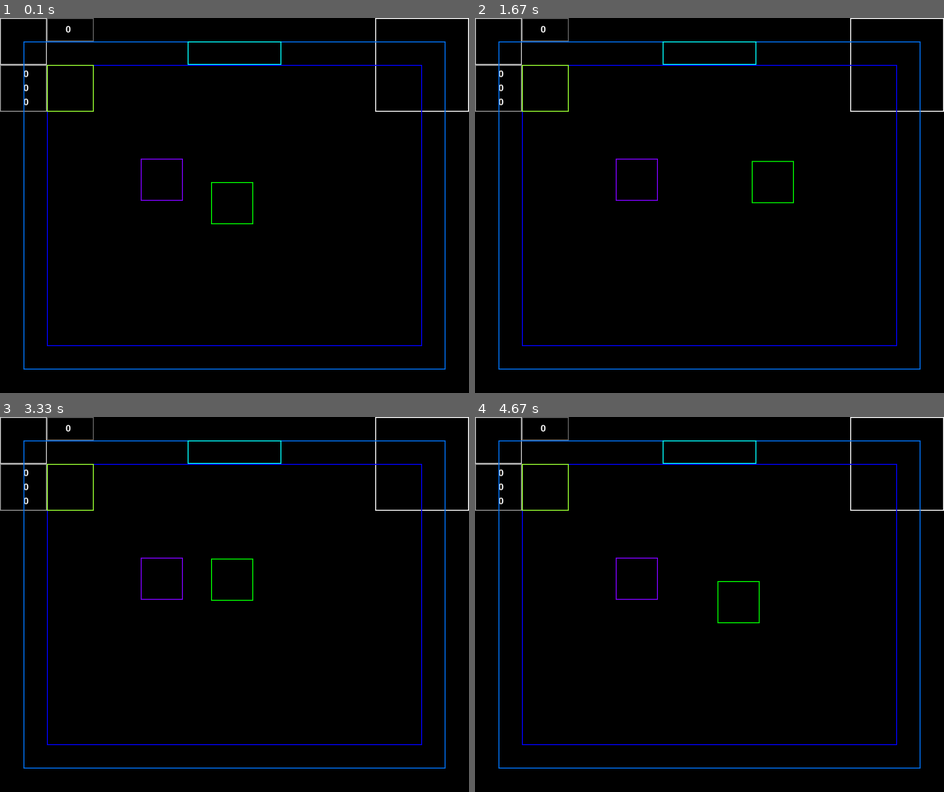
Above: before the commit, frames 1-4 (two rows, left to right).
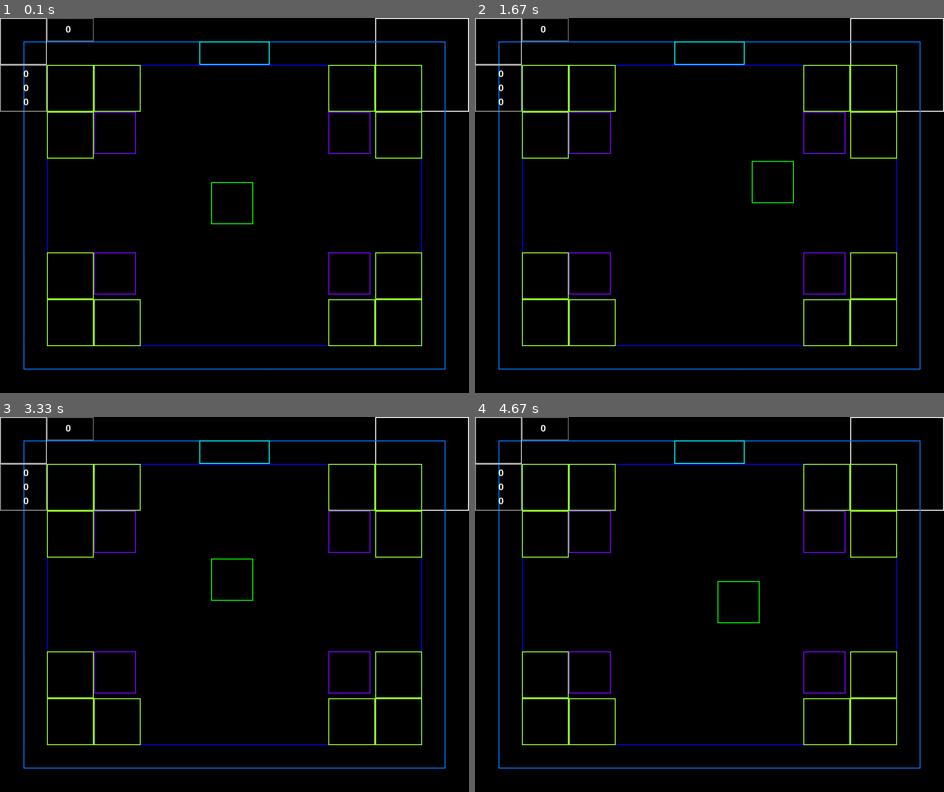
Above: after the commit, the same moments.

Repository: kapusta-gg/pygame_group6
Game: pygame game, started from main.py
Two runs of this game, one before a commit and one after it. Both use one fixed random seed, a clock stepped at 60 frames per second and the inputs below.
Inputs:
- Up to frame 1 (0.1 s): no input
- Up to frame 2 (1.67 s): hold D 0.33-0.8 s; hold W 0.83-1.13 s; hold D 1.17-1.63 s
- Up to frame 3 (3.33 s): hold A 1.67-2.2 s; hold S 2.23-2.53 s; hold A 2.57-2.97 s; hold W from 3 s (still down)
- Up to frame 4 (4.67 s): release W at 3.37 s; hold D 3.4-4.03 s; hold S 4.07-4.43 s; hold A from 4.47 s (still down)

The runs differ from the first frame. In frame 1, 1.8% of the frame differs, in the area x 5-90%, y 6-88%; in frame 2, 1.8%; in frame 3, 1.8%; in frame 4, 1.8%.

Commit message:
Добавили загрузчик уровней

Diff:
--- a/main.py
+++ b/main.py
@@ -15,13 +15,11 @@
     map = MiniMap()
     hud = HUD()
 
+    room.field.load_room("rooms_levels/room1.txt")
+
     player = Player(450, 350)
 
     isShowHitbox = True
-
-    # Тестовая
-    enemy = Enemy(300, 300)
-    objectt = Object(100, 100)
 
     clock = pygame.time.Clock()
 
@@ -45,11 +43,9 @@
         # Отрисовка объектов
         screen.fill((0, 0, 0))
         map.draw(screen)
+        room.draw(screen, is_show_hitbox=isShowHitbox)
         hud.draw(screen, is_show_hitbox=isShowHitbox)
-        room.draw(screen, is_show_hitbox=isShowHitbox)
         player.draw(screen, is_show_hitbox=isShowHitbox)
-        enemy.draw(screen, is_show_hitbox=isShowHitbox)
-        objectt.draw(screen, is_show_hitbox=isShowHitbox)
         # Выполняем логику
         if any(player.which_direction):
             player.move(tick)
--- a/models/map/rooms.py
+++ b/models/map/rooms.py
@@ -1,5 +1,5 @@
-import pygame
-
+from models.map.objects import *
+from models.entities.enemies import *
 
 class Room:
     def __init__(self):
@@ -8,7 +8,7 @@
         self.field = Field()
 
         # Тестовая
-        self.door = Door(400, 50)
+        self.door = Door(425, 50)
 
     def draw(self, screen: pygame.Surface, is_show_hitbox=True):
         self.field.draw(screen, is_show_hitbox=is_show_hitbox)
@@ -20,7 +20,7 @@
 
 class Door:
     def __init__(self, x: int, y: int):
-        self.door = pygame.rect.Rect(x, y, 200, 50)
+        self.door = pygame.rect.Rect(x, y, 150, 50)
         self.door_color = pygame.color.Color((0, 255, 255))
 
     def draw(self, screen: pygame.Surface, is_show_hitbox=True):
@@ -29,10 +29,32 @@
 
 
 class Field:
+    CELL_SIZE = 100
+
     def __init__(self):
         self.field_hitbox = pygame.rect.Rect(100, 100, 800, 600)
         self.field_color = pygame.color.Color((0, 0, 255))
+        self.field = [[None] * 8 for _ in range(6)]
 
     def draw(self, screen: pygame.Surface, is_show_hitbox=True):
         if is_show_hitbox:
             pygame.draw.rect(screen, self.field_color, self.field_hitbox, width=2)
+            for i in range(8):
+                for j in range(6):
+                    if self.field[j][i] is not None:
+                        self.field[j][i].draw(screen, is_show_hitbox=is_show_hitbox)
+
+    def load_room(self, room_txt):
+        # файл с матрице 8х6
+        # 0 - земля
+        # 1 - противник (объекта класса Enemy)
+        # 2 - препятствие (объекта класса Object)
+        f = open(room_txt, "r")
+        l = f.readlines()
+        f.close()
+        for i in range(8):
+            for j in range(6):
+                if l[j][i] == "1":
+                    self.field[j][i] = Object(100 + i * Field.CELL_SIZE, 100 + j * Field.CELL_SIZE)
+                elif l[j][i] == "2":
+                    self.field[j][i] = Enemy(100 + i * Field.CELL_SIZE, 100 + j * Field.CELL_SIZE)
--- /dev/null
+++ b/rooms_levels/room1.txt
@@ -0,0 +1,6 @@
+11000011
+12000021
+00000000
+00000000
+12000021
+11000011
